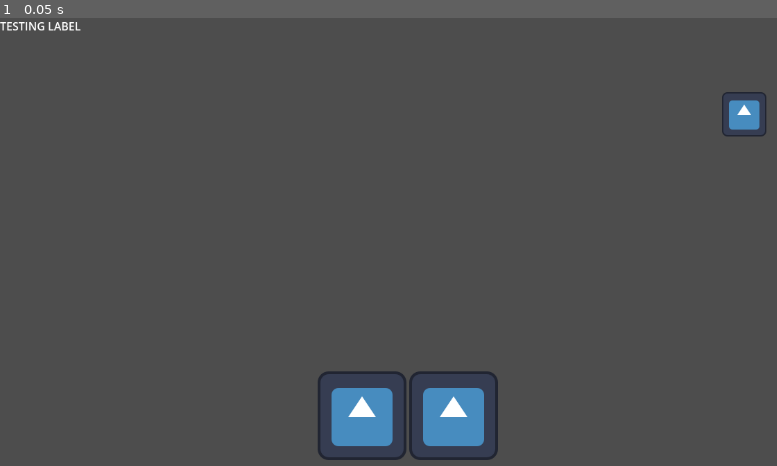
Above: before the commit, frame 1.
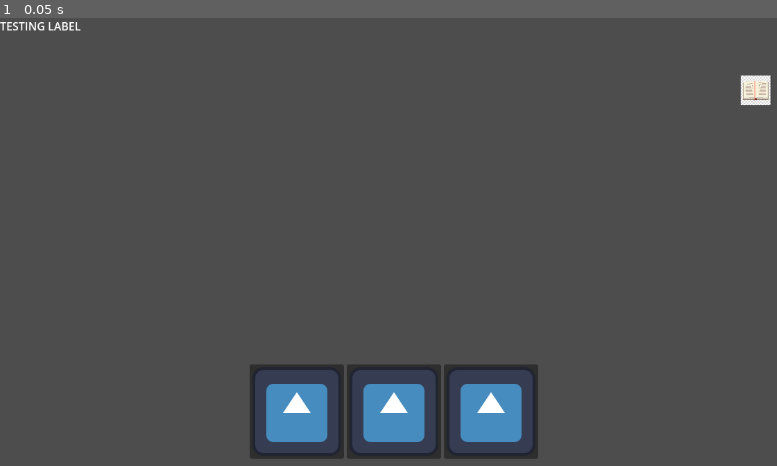
Above: after the commit, the same moment.

Repository: Guixrz/vozes-floresta
Game: Godot game, scene res://scenes/ui_player.tscn
Two runs of this game, one before a commit and one after it. Both use one fixed random seed, a clock stepped at 60 frames per second and the inputs below. After the commit the project has no main scene; this scene is started directly in both runs. The engine's default icon, where the game draws it, is replaced by a stand-in: a white triangle on a blue panel in a dark square.
Inputs:
- Up to frame 1 (0.05 s): no input

The runs differ from the first frame. In frame 1, 5.5% of the frame differs, in the area x 32-100%, y 12-99%.

Commit message:
adiction of ui for pause and buttons logic:3

Diff:
--- a/project.godot
+++ b/project.godot
@@ -11,7 +11,6 @@
 [application]
 
 config/name="jogo-folclore"
-run/main_scene="uid://bp13n7ri1i1a0"
 config/features=PackedStringArray("4.6", "GL Compatibility")
 config/icon="res://icon.svg"
 
--- a/scenes/menu.tscn
+++ /dev/null
@@ -1,48 +0,0 @@
-[gd_scene format=3 uid="uid://bp13n7ri1i1a0"]
-
-[ext_resource type="Script" uid="uid://b4dnqauw00c7x" path="res://scripts/Menu.gd" id="1_yqeox"]
-
-[node name="Menu" type="Control" unique_id=614541986]
-layout_mode = 3
-anchors_preset = 15
-anchor_right = 1.0
-anchor_bottom = 1.0
-grow_horizontal = 2
-grow_vertical = 2
-script = ExtResource("1_yqeox")
-
-[node name="buttons" type="VBoxContainer" parent="." unique_id=1813523655]
-layout_mode = 1
-anchors_preset = -1
-anchor_left = 0.527
-anchor_top = 0.65800005
-anchor_right = 0.527
-anchor_bottom = 0.65800005
-offset_left = -64.604004
-offset_top = -50.284027
-offset_right = 65.395996
-offset_bottom = 50.715973
-grow_horizontal = 2
-grow_vertical = 2
-scale = Vector2(2.415, 2.415)
-pivot_offset = Vector2(65, 50.5)
-alignment = 1
-
-[node name="btnPlay" type="Button" parent="buttons" unique_id=670784939]
-layout_mode = 2
-text = "play
-"
-
-[node name="btnExtra" type="Button" parent="buttons" unique_id=2075925998]
-layout_mode = 2
-text = "extra
-"
-
-[node name="btnConfig" type="Button" parent="buttons" unique_id=885577852]
-layout_mode = 2
-text = "options
-"
-
-[connection signal="button_down" from="buttons/btnPlay" to="." method="_on_btn_play_button_down"]
-[connection signal="button_down" from="buttons/btnExtra" to="." method="_on_btn_extra_button_down"]
-[connection signal="button_down" from="buttons/btnConfig" to="." method="_on_btn_config_button_down"]
--- /dev/null
+++ b/scenes/ui_pause.tscn
@@ -0,0 +1,45 @@
+[gd_scene format=3 uid="uid://cigye72ejbmrv"]
+
+[ext_resource type="Script" uid="uid://bauq18ua6r0dn" path="res://scripts/ui_pause.gd" id="1_owhn5"]
+
+[node name="ui_pause" type="Control" unique_id=891036461]
+layout_mode = 3
+anchors_preset = 15
+anchor_right = 1.0
+anchor_bottom = 1.0
+grow_horizontal = 2
+grow_vertical = 2
+script = ExtResource("1_owhn5")
+
+[node name="VBoxContainer" type="VBoxContainer" parent="." unique_id=1616249999]
+layout_mode = 1
+anchors_preset = -1
+anchor_left = 0.43
+anchor_top = 0.5
+anchor_right = 0.56
+anchor_bottom = 0.5
+offset_left = -51.840004
+offset_top = -50.544003
+offset_right = 48.159996
+offset_bottom = 50.455997
+
+[node name="resume" type="Button" parent="VBoxContainer" unique_id=1221865215]
+layout_mode = 2
+text = "CONTINUAR
+
+"
+
+[node name="exit" type="Button" parent="VBoxContainer" unique_id=622043599]
+layout_mode = 2
+text = "SAIR
+
+"
+
+[node name="config" type="Button" parent="VBoxContainer" unique_id=1421034156]
+layout_mode = 2
+text = "OPÇÕES
+
+"
+
+[connection signal="button_down" from="VBoxContainer/resume" to="." method="_on_resume_button_down"]
+[connection signal="button_down" from="VBoxContainer/exit" to="." method="_on_exit_button_down"]
--- a/scenes/ui_player.tscn
+++ b/scenes/ui_player.tscn
@@ -1,6 +1,9 @@
 [gd_scene format=3 uid="uid://gcxdn8nl6j3a"]
 
+[ext_resource type="Script" uid="uid://nfscpv4nkf17" path="res://scripts/ui_player.gd" id="1_0et16"]
 [ext_resource type="Texture2D" uid="uid://cqe3ahhfc5k7n" path="res://icon.svg" id="1_hif4i"]
+[ext_resource type="Texture2D" uid="uid://cooy3p0m8t2f7" path="res://icons/icon_bestiario.jpg" id="2_y58uf"]
+[ext_resource type="PackedScene" uid="uid://cigye72ejbmrv" path="res://scenes/ui_pause.tscn" id="4_vcmmx"]
 
 [node name="ui_player" type="Control" unique_id=907294525]
 layout_mode = 3
@@ -9,6 +12,7 @@
 anchor_bottom = 1.0
 grow_horizontal = 2
 grow_vertical = 2
+script = ExtResource("1_0et16")
 
 [node name="taskLabel" type="RichTextLabel" parent="." unique_id=1800619051]
 layout_mode = 0
@@ -20,34 +24,45 @@
 [node name="inventory" type="GridContainer" parent="." unique_id=1777965501]
 layout_mode = 1
 anchors_preset = -1
-anchor_left = 0.14
-anchor_top = 0.031000001
-anchor_right = 1.036
-anchor_bottom = 0.031000001
-offset_left = 296.36798
-offset_top = 489.912
-offset_right = -633.10406
-offset_bottom = 617.912
-pivot_offset = Vector2(128, 64)
+anchor_left = 0.493
+anchor_top = 0.877
+anchor_right = 0.493
+anchor_bottom = 0.87700003
+offset_left = -208.20804
+offset_top = -68.01599
+offset_right = -105.48804
+offset_bottom = 59.983948
+pivot_offset = Vector2(208, 68)
 columns = 3
 
-[node name="TextureRect" type="TextureRect" parent="inventory" unique_id=296861991]
+[node name="stack0" type="Button" parent="inventory" unique_id=1429839693]
 layout_mode = 2
-texture = ExtResource("1_hif4i")
+icon = ExtResource("1_hif4i")
 
-[node name="TextureRect2" type="TextureRect" parent="inventory" unique_id=2062688462]
+[node name="stack1" type="Button" parent="inventory" unique_id=148447915]
 layout_mode = 2
-texture = ExtResource("1_hif4i")
+icon = ExtResource("1_hif4i")
 
-[node name="TextureRect3" type="TextureRect" parent="inventory" unique_id=1496379441]
+[node name="stack2" type="Button" parent="inventory" unique_id=178258286]
 layout_mode = 2
+icon = ExtResource("1_hif4i")
 
-[node name="bestiary" type="TextureRect" parent="." unique_id=2065755212]
-layout_mode = 0
-offset_left = 1009.0
-offset_top = 75.0
-offset_right = 1137.0
-offset_bottom = 203.0
-scale = Vector2(0.5, 0.5)
-pivot_offset = Vector2(64, 64)
-texture = ExtResource("1_hif4i")
+[node name="bestiary_btn" type="Button" parent="." unique_id=261412832]
+layout_mode = 1
+anchors_preset = -1
+anchor_left = 0.946
+anchor_top = 0.162
+anchor_right = 0.946
+anchor_bottom = 0.167
+offset_left = -543.984
+offset_top = -544.056
+offset_right = 544.016
+offset_bottom = 543.944
+scale = Vector2(0.04, 0.04)
+pivot_offset = Vector2(544, 544)
+icon = ExtResource("2_y58uf")
+
+[node name="ui_pause" parent="." unique_id=891036461 instance=ExtResource("4_vcmmx")]
+layout_mode = 1
+
+[connection signal="button_down" from="bestiary_btn" to="." method="_on_bestiary_btn_button_down"]
--- /dev/null
+++ b/scripts/ui_pause.gd
@@ -0,0 +1,19 @@
+extends Control
+
+
+# Called when the node enters the scene tree for the first time.
+func _ready() -> void:
+	hide()
+
+# Called every frame. 'delta' is the elapsed time since the previous frame.
+func _process(delta: float) -> void:
+	if Input.is_action_just_pressed("ui_cancel"):
+		show()
+
+
+func _on_resume_button_down() -> void:
+	hide()
+
+
+func _on_exit_button_down() -> void:
+	get_tree().quit()
--- /dev/null
+++ b/scripts/ui_player.gd
@@ -0,0 +1,15 @@
+extends Control
+
+
+# Called when the node enters the scene tree for the first time.
+func _ready() -> void:
+	pass # Replace with function body.
+
+
+# Called every frame. 'delta' is the elapsed time since the previous frame.
+func _process(delta: float) -> void:
+	pass
+
+
+func _on_bestiary_btn_button_down() -> void:
+	print("")
Binary file added: icons/icon_bestiario.jpg
Not shown, added: icons/icon_bestiario.jpg.import
Not shown, added: scripts/ui_pause.gd.uid
Not shown, added: scripts/ui_player.gd.uid
